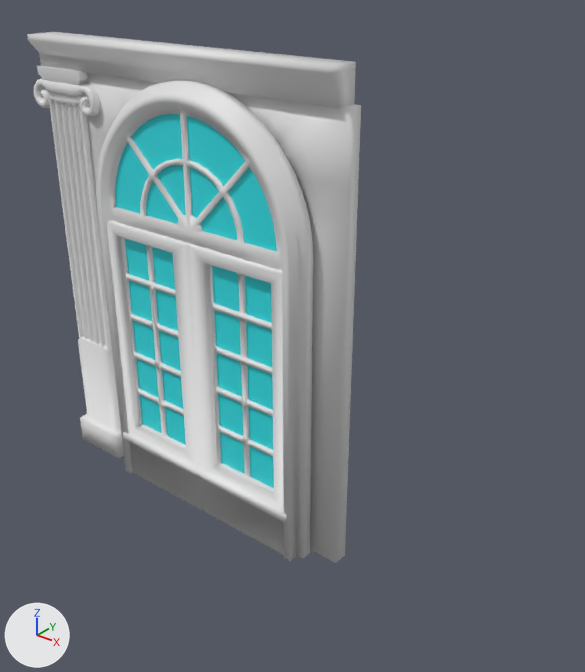
The FBX model Assets/Objects/windowWall.fbx: old version first, new version second.
One viewpoint serves both versions: a 50 mm camera at (26.9, -20.0, 21.3) aimed at (10.3, 0.7, 8.5). Every picture has the same lights, and +X, +Y and +Z are marked at lower left. Where no turn or scale is listed for an object, it has been applied to the vertices.

Before the edit, the objects in view are built like this:
```python
me_plane_002 = bpy.data.meshes.new('Plane.002')
me_plane_002.from_pydata(...)  # 1874 vertices, 2911 faces; spans x -1.9..13.2, y -1.3..0.7, z 0.1..18.2
# faces by material slot: [2908, 3]
me_plane_002.materials.append(mat_main)  # white #e7e7e7
me_plane_002.materials.append(mat_window)  # cyan #2ee1e7
ob_plane = bpy.data.objects.new('Plane', me_plane_002)
ob_plane.location = (0.0, 0.0, 0.0)
```
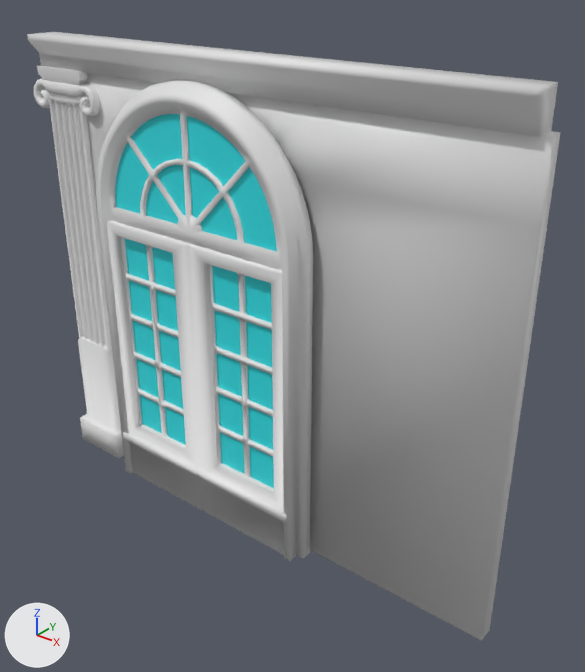
Changed parts and their boxes (x1, y1, x2, y2) in the pictures (585 x 672 px):
'Plane', reshaped (60% wider, 15% taller): before (27, 32, 361, 563); after (27, 32, 561, 641)

What changed in the scene script:
```text
Change me_plane_002:
    used by ob_plane; location = (0.0, 0.0, 0.0)
    remove me_plane_002.from_pydata(...)  # 1874 vertices, 2911 faces; spans x -1.9..13.2, y -1.3..0.7, z 0.1..18.2
    add me_plane_002.from_pydata(...)  # 1874 vertices, 2911 faces; spans x -1.9..19.2, y -1.3..0.7, z 0.1..18.2
    me_plane_002 part 1
    16 vertices are removed from x 12.9..13.2, y -0.9..0.4, z 0.1..18.2
    46 faces are deleted
    8 vertices are added at x 19.2, y -0.2..0.4, z 0.1..17.0
    8 new vertices lie (20.2, 0.0, 0.0) away from vertices in x -1.2, y -0.9..0.4, z 17.0..18.2
    46 new faces join them, mat_main (white #e7e7e7)
```
